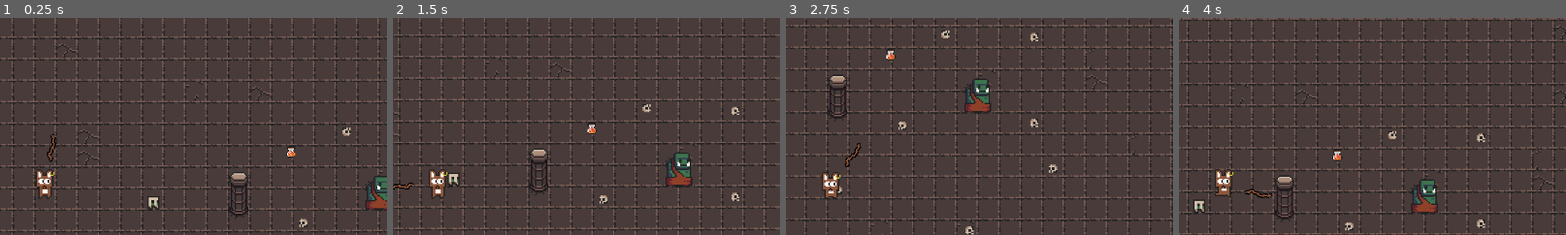
Above: before the commit, frames 1-4 (left to right).
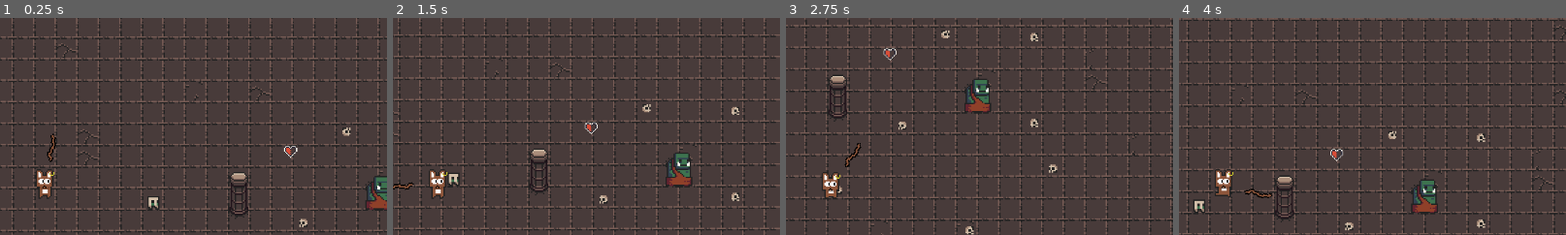
Above: after the commit, the same moments.

Repository: Naigma/proyecto_godot_2526
Game: Godot game, scene res://modules/levels/tutorial/tutorial.tscn
The game is run twice, just before and just after one commit, with the same random seed, the same clock (stepped at 60 frames per second) and the same inputs. The project has no main scene, so this scene is started directly.
Inputs (mouse positions are % of the whole screen's width and height, from its top left):
- Up to frame 1 (0.25 s): no input
- Up to frame 2 (1.5 s): tap Enter at 0.5 s; move the mouse to (72, 45) at 0.52 s; hold D (right) 0.53-1.28 s; tap E (interact) at 0.6, 1.35 s; move the mouse to (30, 55) at 1.27 s; hold S (down) from 1.28 s (still down)
- Up to frame 3 (2.75 s): move the mouse to (60, 28) at 2.02 s; release S (down) at 2.03 s; hold D (right) from 2.03 s (still down); tap E (interact) at 2.1 s
- Up to frame 4 (4 s): move the mouse to (45, 70) at 2.77 s; release D (right) at 2.78 s; hold W (up) 2.78-3.53 s; tap E (interact) at 2.85, 3.6 s; move the mouse to (80, 65) at 3.52 s; hold A (left) from 3.53 s (still down)
The pictures show only the part of the screen within x 44-94%, y 13-63%; the shares and areas given below are measured in that part.

The runs differ from the first frame. In frame 1, 0.1% of the frame differs, in the area x 73-77%, y 58-65%; in frame 2, 0.1%; in frame 3, 0.1%; in frame 4, 0.1%, in the area x 39-43%, y 60-67%.

Commit message:
ahora terminado solo falta la barra

Diff:
--- a/modules/levels/tutorial/tutorial.tscn
+++ b/modules/levels/tutorial/tutorial.tscn
@@ -44,4 +44,3 @@
 
 [node name="PickUp" parent="." instance=ExtResource("5_n2eix")]
 position = Vector2(623, 213)
-pick_type = "red_potion"
--- a/modules/pick_ups/pick_up.gd
+++ b/modules/pick_ups/pick_up.gd
@@ -6,3 +6,7 @@
 
 func _ready() -> void:
 	animator.play(pick_type)
+
+func _on_body_entered(body: Node2D) -> void:
+	if body is Player:
+		queue_free()
